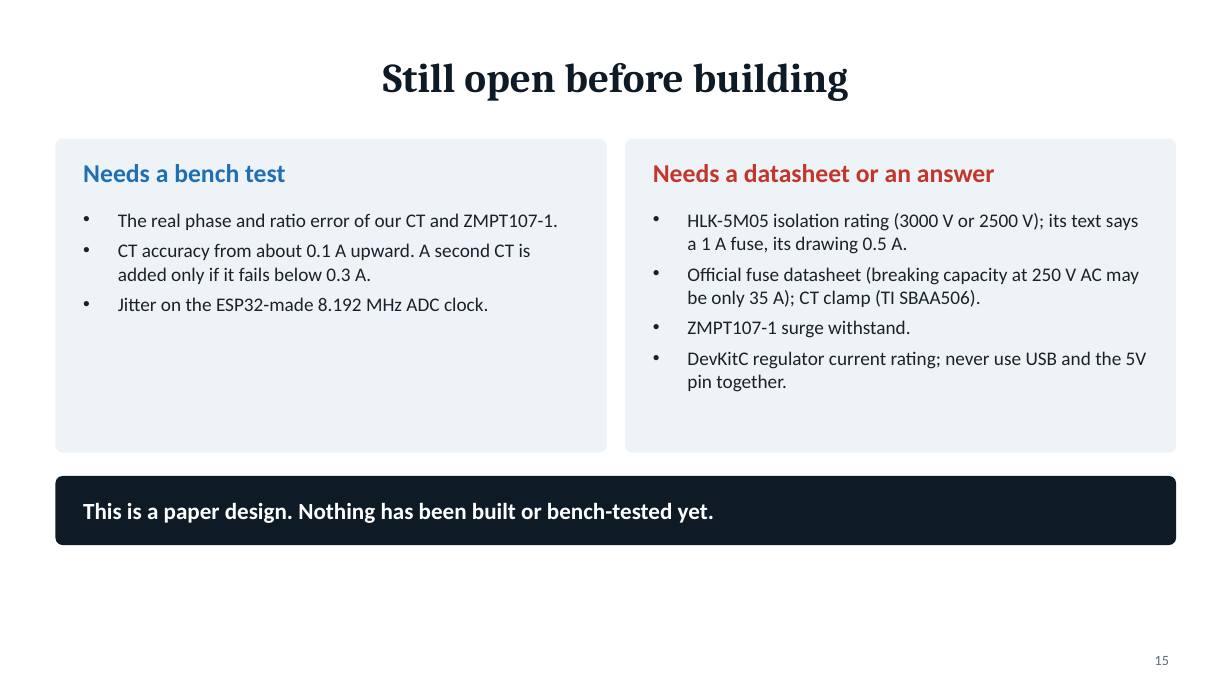
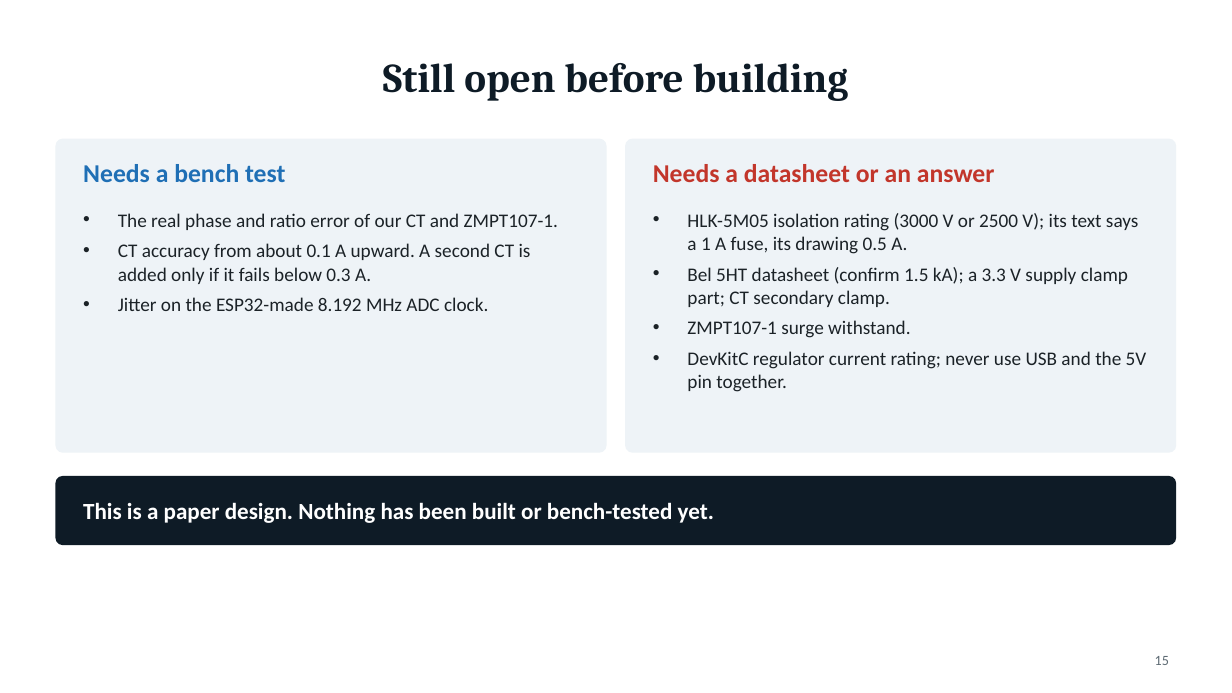
Before and after one commit to PowerWorksLab/PowerLenz, a slide deck: slide 15 of documentation/presentations/powerlenz-front-end.pptx. Drawn at 1232x693 pixels with LibreOffice and Linux fonts; fonts in the diff are those of the drawing. Boxes give left, top, right and bottom in pixels: in the first picture for what was removed or moved away, otherwise in the second. Text is boxed around its words. In the diff, an @@ line names an element or a change of style, - is before the commit and + after.

Commit message:
Update deck for the new fuse, protection diodes and totals

```diff
--- a/documentation/presentations/powerlenz-front-end.pptx
+++ b/documentation/presentations/powerlenz-front-end.pptx
@@ text at (x1=687, y1=267, x2=1128, y2=307): text changed @@
-• Official fuse datasheet (breaking capacity at 250 V AC may be only 35 A); CT clamp (TI SBAA506).
+• Bel 5HT datasheet (confirm 1.5 kA); a 3.3 V supply clamp part; CT secondary clamp.
```
Also in this commit, not shown: 3 other slides changed, 9 other files.
